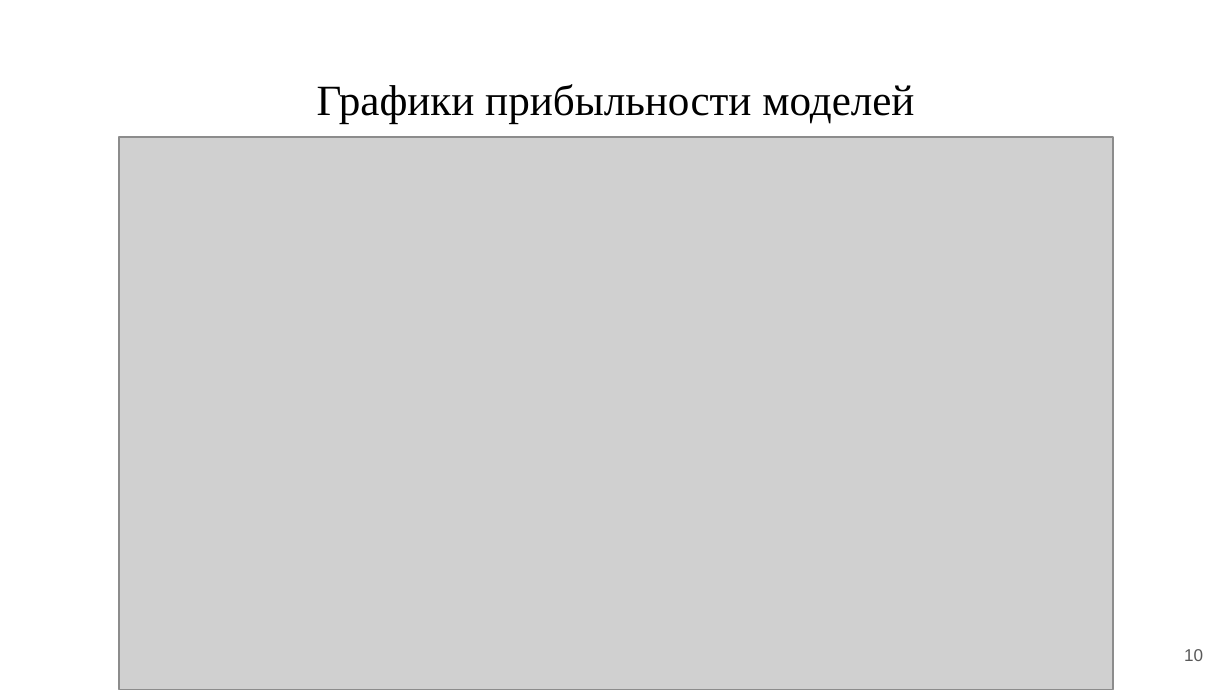
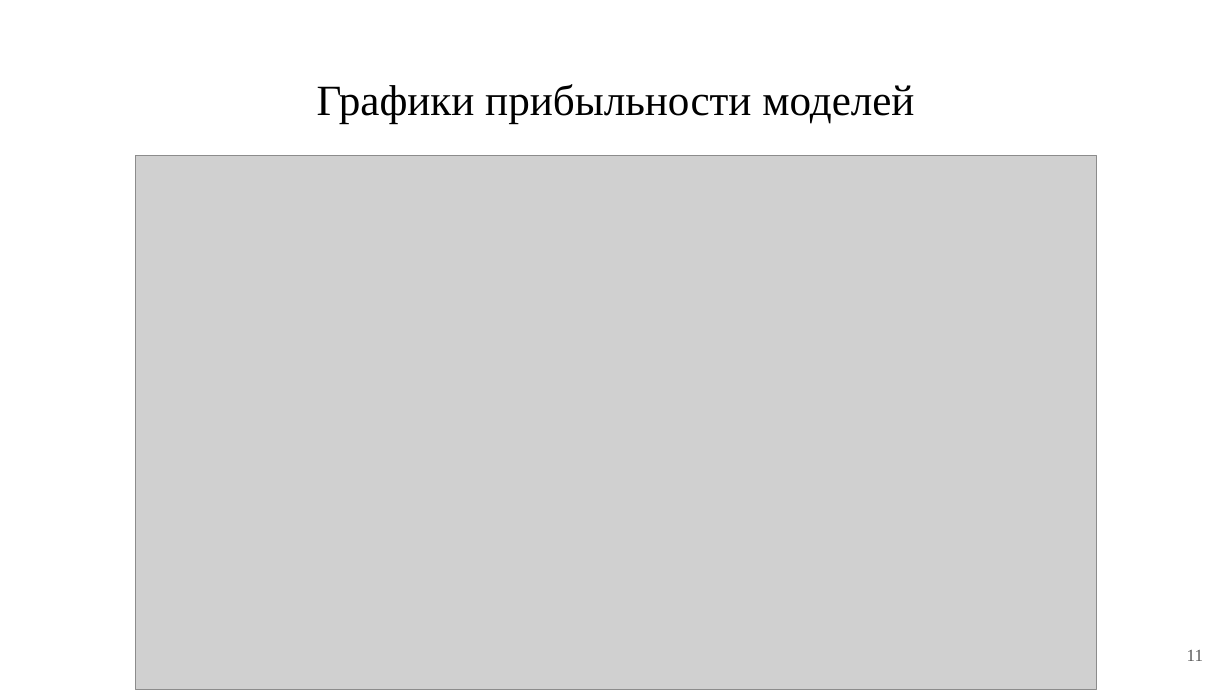
Before and after one commit to PetrovKirill00/BKP, a slide deck: slide 11 of Презентация.pptx (slide 10 before the commit). Drawn at 1232x693 pixels with LibreOffice and Linux fonts; fonts in the diff are those of the drawing; grey boxes stand for pictures. Boxes give left, top, right and bottom in pixels: in the first picture for what was removed or moved away, otherwise in the second. Text is boxed around its words. In the diff, an @@ line names an element or a change of style, - is before the commit and + after.

```diff
--- a/Презентация.pptx
+++ b/Презентация.pptx
@@ picture: place and size @@
-picture at [120, 137, 1114, 689]
+picture at [136, 155, 1096, 690]
@@ page number at [1187, 650, 1203, 661]: text changed; font Arial to Times New Roman @@
-10
+11
```
Also in this commit, not shown: 4 other slides changed, 4 slides added, 3 slides removed, 12 other files.
